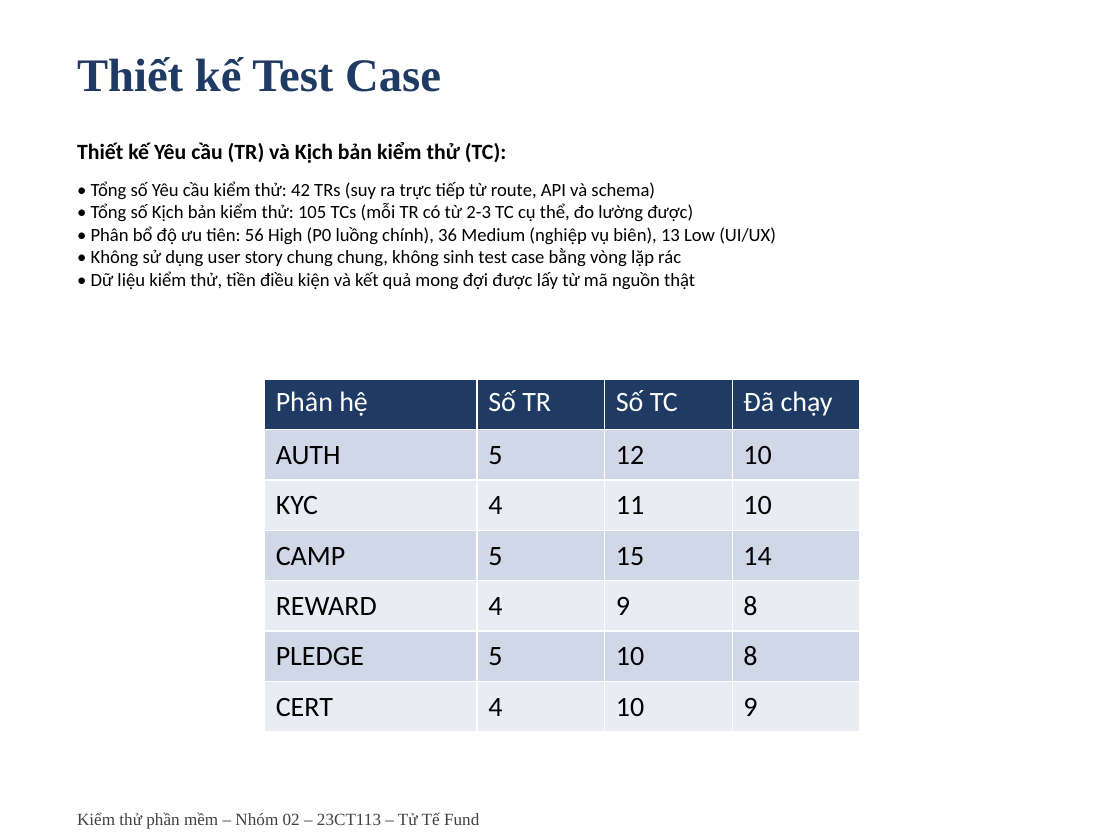
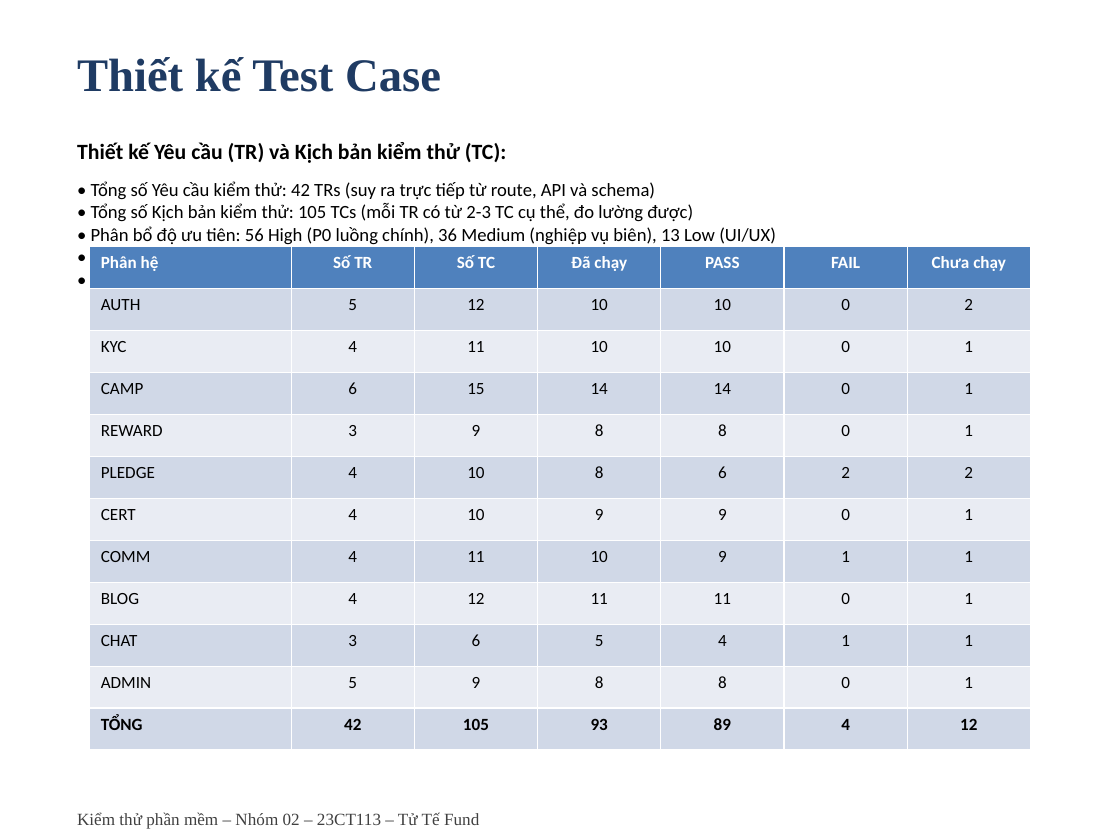
Before and after one commit to Escanor292/test, a slide deck: slide 6 of 23CT113_Nhom02_NenTangCrowdfunding(TuTeFund)/Word+ppt Báo Cáo/Ppt Báo cáo Nhóm 2 - 23CT113.pptx. Drawn at 1120x840 pixels with LibreOffice and Linux fonts; fonts in the diff are those of the drawing. Boxes give left, top, right and bottom in pixels: in the first picture for what was removed or moved away, otherwise in the second. Text is boxed around its words. In the diff, an @@ line names an element or a change of style, - is before the commit and + after.

```diff
--- a/23CT113_Nhom02_NenTangCrowdfunding(TuTeFund)/Word+ppt Báo Cáo/Ppt Báo cáo Nhóm 2 - 23CT113.pptx
+++ b/23CT113_Nhom02_NenTangCrowdfunding(TuTeFund)/Word+ppt Báo Cáo/Ppt Báo cáo Nhóm 2 - 23CT113.pptx
@@ table at [90,246,1030,750] @@
-Phân hệ | Số TR | Số TC | Đã chạy
-AUTH | 5 | 12 | 10
-KYC | 4 | 11 | 10
-CAMP | 5 | 15 | 14
-REWARD | 4 | 9 | 8
-PLEDGE | 5 | 10 | 8
-CERT | 4 | 10 | 9
+Phân hệ | Số TR | Số TC | Đã chạy | PASS | FAIL | Chưa chạy
+AUTH | 5 | 12 | 10 | 10 | 0 | 2
+KYC | 4 | 11 | 10 | 10 | 0 | 1
+CAMP | 6 | 15 | 14 | 14 | 0 | 1
+REWARD | 3 | 9 | 8 | 8 | 0 | 1
+PLEDGE | 4 | 10 | 8 | 6 | 2 | 2
+CERT | 4 | 10 | 9 | 9 | 0 | 1
+COMM | 4 | 11 | 10 | 9 | 1 | 1
+BLOG | 4 | 12 | 11 | 11 | 0 | 1
+CHAT | 3 | 6 | 5 | 4 | 1 | 1
+ADMIN | 5 | 9 | 8 | 8 | 0 | 1
+TỔNG | 42 | 105 | 93 | 89 | 4 | 12
@@ table: place and size @@
-table at [264,380,860,732]
+table at [90,246,1030,750]
```
Also in this commit, not shown: 6 other slides changed, 13 other files.
